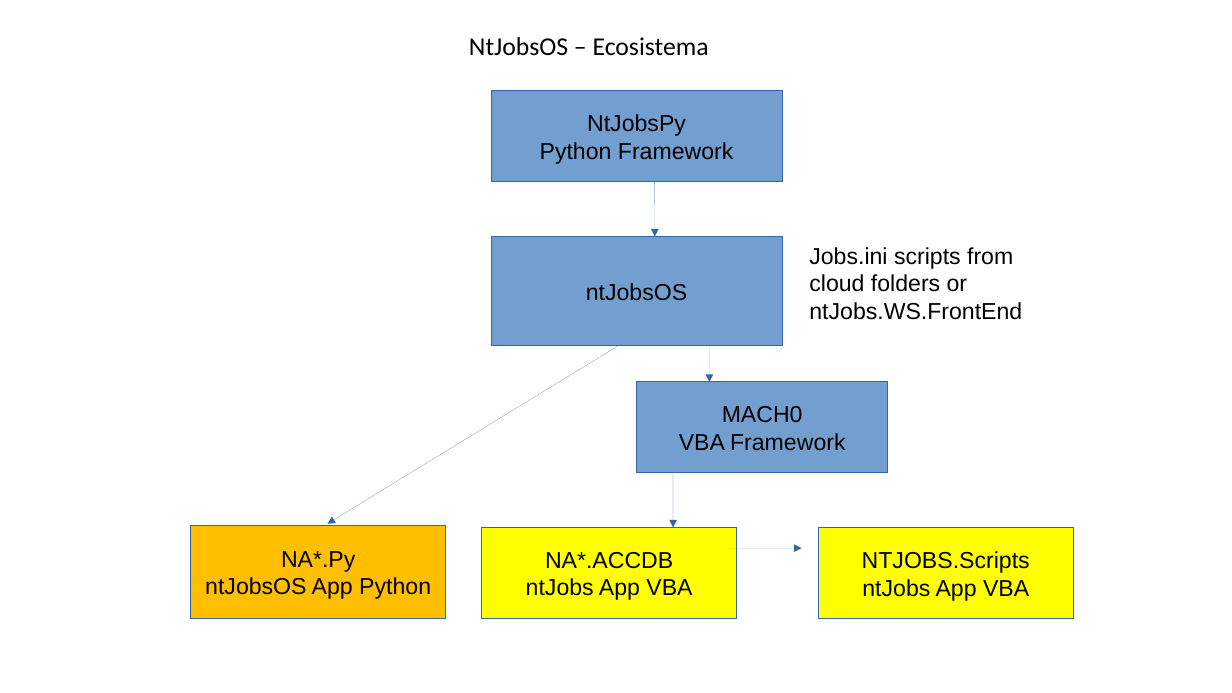
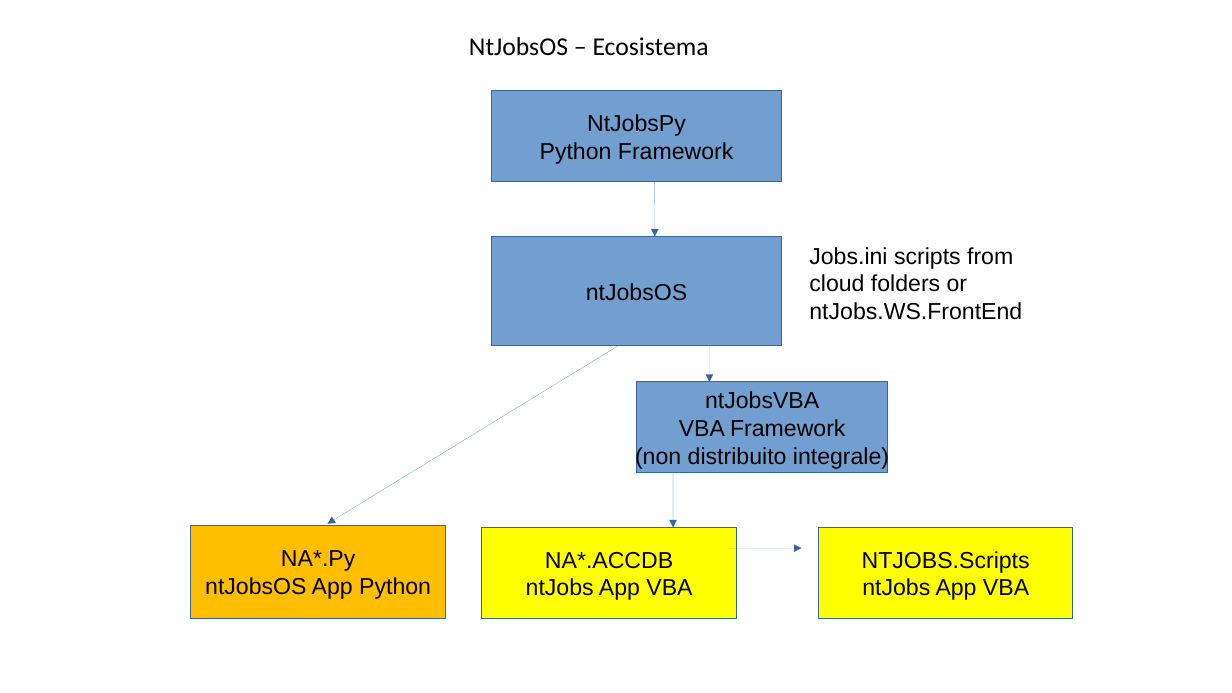
Before and after one commit to ntgcorp/ntJobsOS, a slide deck: slide 10 of ntjobs_white_paper_it.pptx (slide 9 before the commit). Drawn at 1232x693 pixels with LibreOffice and Linux fonts; fonts in the diff are those of the drawing. Boxes give left, top, right and bottom in pixels: in the first picture for what was removed or moved away, otherwise in the second. Text is boxed around its words. In the diff, an @@ line names an element or a change of style, - is before the commit and + after.

```diff
--- a/ntjobs_white_paper_it.pptx
+++ b/ntjobs_white_paper_it.pptx
@@ text in rectangle at [635,391,889,469]: text changed @@
-MACH0
-VBA Framework
+ntJobsVBA
+VBA Framework
+(non distribuito integrale)
```
Also in this commit, not shown: 11 other slides changed, 1 slide added.
